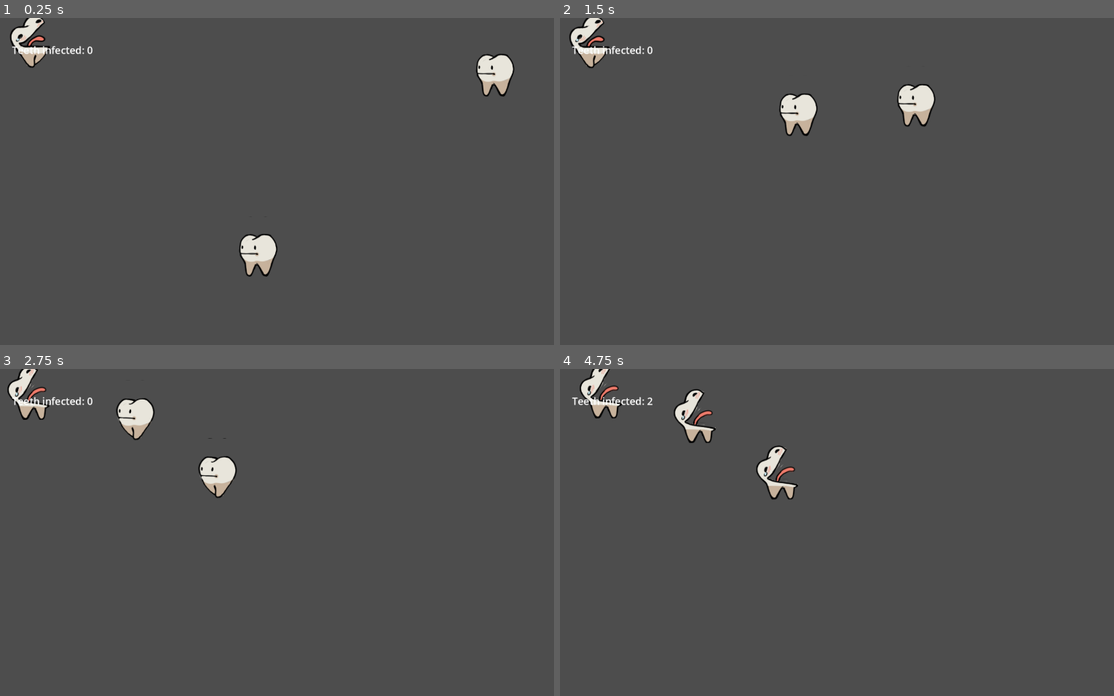
Above: before the commit, frames 1-4 (two rows, left to right).
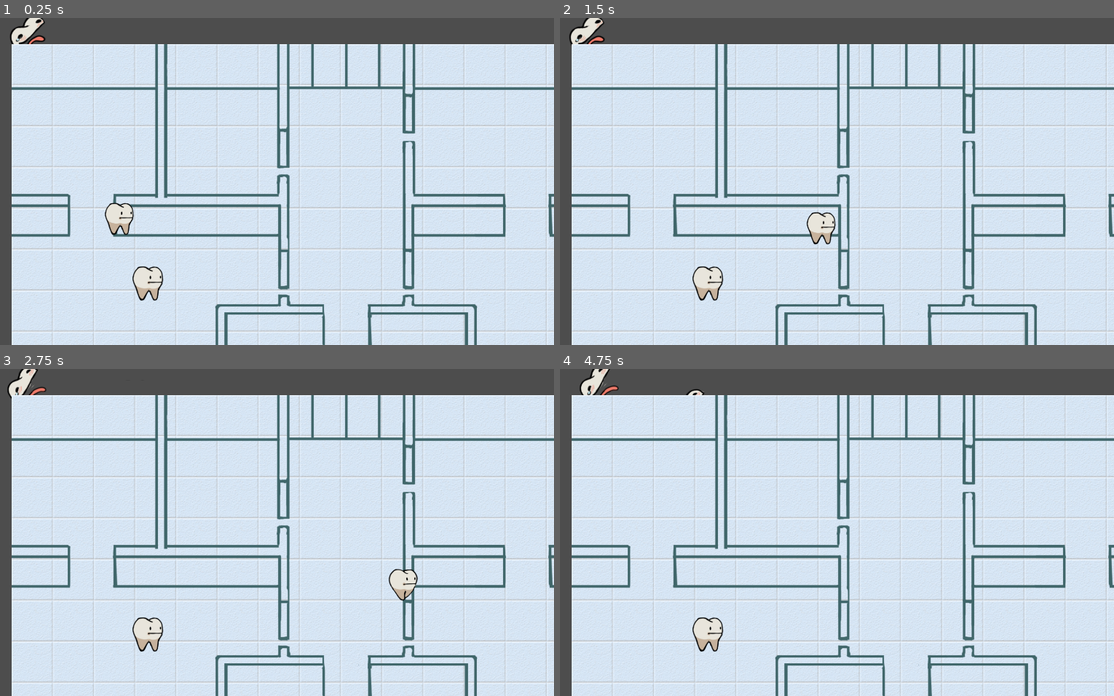
Above: after the commit, the same moments.

Repository: Mapachana/GlobalGameJam2024
Game: Godot game, scene res://escenas/testpersonajes.tscn
Same seed, same stepped clock (60 frames per second), same inputs: the game is played once before the commit and once after it. This scene is started directly instead of the project's main scene.
Inputs (mouse positions are in pixels of both pictures, inside the frame that each line leads up to):
- Up to frame 1 (0.25 s): no input
- Up to frame 2 (1.5 s): move the mouse to (953, 165) at 0.52 s; press the mouse at (953, 165) at 0.53 s; release the mouse at (953, 165) at 1.25 s; drag from (704, 197) to (593, 67) at 1.27 s
- Up to frame 3 (2.75 s): move the mouse to (321, 460) at 2.02 s; press the mouse at (321, 460) at 2.03 s
- Up to frame 4 (4.75 s): release the mouse at (881, 460) at 2.75 s; drag from (792, 597) to (776, 473) at 2.77 s; move the mouse to (997, 581) at 3.52 s; press the mouse at (997, 581) at 3.53 s; release the mouse at (997, 581) at 4.25 s; drag from (648, 483) to (604, 408) at 4.27 s

The runs differ from the first frame. In frame 1, 90% of the frame differs, in the area x 2-100%, y 8-100%; in frame 2, 90%; in frame 3, 90%; in frame 4, 90%.

Commit message:
Creo nivel

Diff:
--- a/escenas/main.tscn
+++ b/escenas/main.tscn
@@ -1,6 +1,8 @@
-[gd_scene load_steps=2 format=3 uid="uid://bkyiibuhic5o3"]
+[gd_scene load_steps=4 format=3 uid="uid://bkyiibuhic5o3"]
 
 [ext_resource type="Script" path="res://escenas/main.gd" id="1_jk5rv"]
+[ext_resource type="Texture2D" uid="uid://dsdtvtn1s4s3m" path="res://graficos/FONDO_ensayo.jpg" id="2_sc0gf"]
+[ext_resource type="PackedScene" uid="uid://bfy0n0xf8xlch" path="res://escenas/personajes.tscn" id="3_jriv1"]
 
 [node name="Node2D" type="Node2D"]
 script = ExtResource("1_jk5rv")
@@ -17,3 +19,15 @@
 offset_bottom = 67.0
 theme_override_font_sizes/font_size = 23
 text = "Teeth infected: 0"
+
+[node name="Sprite2D" type="Sprite2D" parent="."]
+position = Vector2(767, 434)
+scale = Vector2(0.8, 0.8)
+texture = ExtResource("2_sc0gf")
+
+[node name="Camera2D" type="Camera2D" parent="."]
+position = Vector2(768, 435)
+
+[node name="CharacterBody2D" parent="Camera2D" instance=ExtResource("3_jriv1")]
+position = Vector2(-589, -39)
+scale = Vector2(0.75, 0.75)
--- a/escenas/personajes.gd
+++ b/escenas/personajes.gd
@@ -83,7 +83,7 @@
 			temporizador += delta
 
 			if temporizador >= TIEMPO_MAX_INFECTADO:
-				muerto = true;
+				muerto = true
 				$AnimationPlayer.play("muerto")
 				#print("ME MUERO")
 
Binary file added: graficos/FONDO_ensayo.jpg
Not shown, added: graficos/FONDO_ensayo.jpg.import
